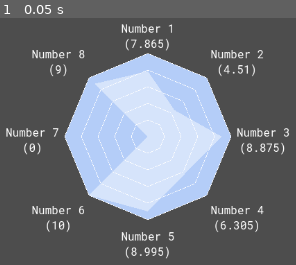
Above: before the commit, frame 1.
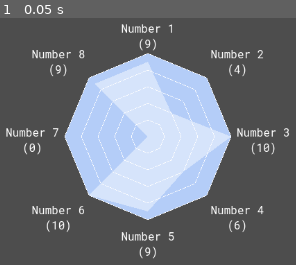
Above: after the commit, the same moment.

Repository: TheLsbt/godot_radar_graph
Game: Godot game, scene res://src/debug.tscn
The game is run twice, just before and just after one commit, with the same random seed, the same clock (stepped at 60 frames per second) and the same inputs. The project has no main scene, so this scene is started directly.
Inputs:
- Up to frame 1 (0.05 s): no input

The runs differ from the first frame. In frame 1, 2.2% of the frame differs, in the area x 24-97%, y 8-98%.

Commit message:
Todos

Diff:
--- a/src/debug.tscn
+++ b/src/debug.tscn
@@ -14,26 +14,68 @@
 offset_right = 80.0
 offset_bottom = 80.0
 script = ExtResource("2_k8q7i")
-step = null
+max_value = 10.0
+step = 0.2
+rounded = true
 font = ExtResource("3_v0rtb")
 background_color = Color(0.705058, 0.802439, 0.972596, 1)
 graph_color = Color(0.8394, 0.89315, 0.984997, 1)
 key_count = 8
-max_value = 10.0
 radius = 120.0
+key_items = Array[Dictionary]([{
+"title": "Number 1
+({value})",
+"use_custom_color": false,
+"value": 9.0
+}, {
+"title": "Number 2
+({value})",
+"use_custom_color": false,
+"value": 4.4
+}, {
+"title": "Number 3
+({value})",
+"use_custom_color": false,
+"value": 10.0
+}, {
+"title": "Number 4
+({value})",
+"use_custom_color": false,
+"value": 6.305
+}, {
+"title": "Number 5
+({value})",
+"use_custom_color": false,
+"value": 8.995
+}, {
+"title": "Number 6
+({value})",
+"use_custom_color": false,
+"value": 10.0
+}, {
+"title": "Number 7
+({value})",
+"use_custom_color": false,
+"value": 0.0
+}, {
+"title": "Number 8
+({value})",
+"use_custom_color": false,
+"value": 9.0
+}])
 show_guides = true
 guide_color = Color(1, 1, 1, 1)
 guide_step = 2.0
-guide_width = 0.69
-items/key_0/value = 7.865
+guide_width = 0.7
+items/key_0/value = 9.0
 items/key_0/title = "Number 1
 ({value})"
 items/key_0/use_custom_color = false
-items/key_1/value = 4.51
+items/key_1/value = 4.4
 items/key_1/title = "Number 2
 ({value})"
 items/key_1/use_custom_color = false
-items/key_2/value = 8.875
+items/key_2/value = 10.0
 items/key_2/title = "Number 3
 ({value})"
 items/key_2/use_custom_color = false
@@ -62,6 +104,5 @@
 visible = false
 offset_right = 83.0625
 offset_bottom = 31.0
-min_value = 3.11
-max_value = 3.11
-value = 3.11
+step = 0.2
+value = 10.0
--- a/src/radar_graph.gd
+++ b/src/radar_graph.gd
@@ -5,40 +5,23 @@
 ## A simple radar graph plugin that is animateable. Note, that using [Theme]'s is not possible due
 ## to a Godot Limitation.
 
-@export_group("Radar Graph Range")
-@export var step: float = 0.0
-
-@export_group("Styling")
-@export var font: Font:
-	set(v):
-		font = v
-		queue_redraw()
-@export var font_size: int = 16:
-	set(v):
-		font_size = v
-		queue_redraw()
-@export var title_seperation: float = 8:
-	set(v):
-		title_seperation = v
-		queue_redraw()
-
-@export_group("Colors")
-@export var background_color: Color
-@export var outline_color: Color
-@export var graph_color: Color
-
-@export_group("")
-@export_range(0, 1, 1, "or_greater") var key_count := 0:
-	set(new_key_count):
-		key_count = new_key_count
-		key_items.resize(key_count)
-		notify_property_list_changed()
-		queue_redraw()
-
-var key_items: Array[Dictionary] = []:
-	set(new_key_items):
-		key_items = new_key_items
-
+# TODO: When min_value, max_value, rounded or step is changed it updates all the existing values to
+# match them
+
+# TODO: Draw the outline for the background
+
+# TODO: Draw the outline for the graph
+
+# TODO: Add a layer adjustment system, an array of String's that can be reorganised to adjust the
+# way the graph is rendered
+
+# TODO: Cache the rects of each title
+
+# TODO: Tooltips for the titles
+
+# TODO: Make the minimum rect also encompas the titles
+
+@export_group("Range")
 @export var min_value := 0.0:
 	set(new_min_value):
 		min_value = new_min_value
@@ -49,11 +32,50 @@
 		max_value = new_max_value
 		if min_value > max_value:
 			min_value = max_value
+@export var step: float = 0.0:
+	set(new_step):
+		step = snappedf(new_step, 0.02)
+@export var rounded: bool = false:
+	set(new_rounded):
+		rounded = new_rounded
+		queue_redraw()
+
+@export_group("Styling")
+@export_subgroup("Font")
+@export var font: Font:
+	set(v):
+		font = v
+		queue_redraw()
+@export var font_size: int = 16:
+	set(v):
+		font_size = v
+		queue_redraw()
+@export var title_seperation: float = 8:
+	set(v):
+		title_seperation = v
+		queue_redraw()
+
+@export_subgroup("Colors")
+@export var background_color: Color
+@export var outline_color: Color
+@export var graph_color: Color
+
+@export_group("")
+@export_range(0, 1, 1, "or_greater") var key_count := 0:
+	set(new_key_count):
+		key_count = new_key_count
+		key_items.resize(key_count)
+		notify_property_list_changed()
+		queue_redraw()
 @export var radius: float = 0.0:
 	set(new_radius):
 		radius = new_radius
 		update_minimum_size()
 		queue_redraw()
+
+@export_storage var key_items: Array[Dictionary] = []:
+	set(new_key_items):
+		key_items = new_key_items
 
 @export_group("Guide")
 @export var show_guides := false:
@@ -88,7 +110,10 @@
 func set_item_value(index: int, value: float) -> void:
 	if Merror.boundsi(index, 0, key_items.size() - 1, "index"):
 		return
-	key_items[index]["value"] = clampf(value, min_value, max_value)
+	if rounded:
+		key_items[index]["value"] = clampf(roundf(snappedf(value, step)), min_value, max_value)
+	else:
+		key_items[index]["value"] = clampf(snappedf(value, step), min_value, max_value)
 
 
 func get_item_value(index: int) -> float:
@@ -170,7 +195,7 @@
 
 		match property.get_slice("/", 2):
 			"value":
-				key_items[index]["value"] = clampf(value, min_value, max_value)
+				set_item_value(index, value)
 				queue_redraw()
 				return true
 			"use_custom_color":
@@ -318,7 +343,7 @@
 	for index in range(key_count):
 		var pos := _get_polygon_point(index)
 
-		var value := get_item_value(index)
+		var value := snappedf(get_item_value(index), step)
 		var title := get_item_title(index).format({"value": value})
 		var title_and_value := title
 
